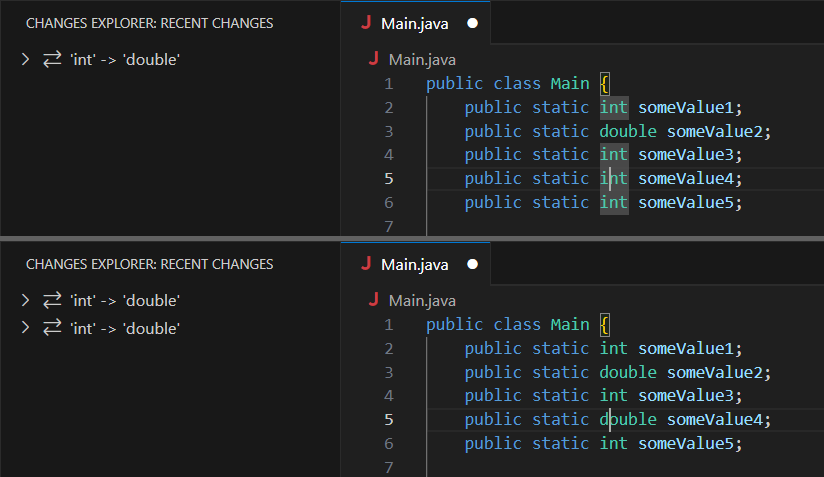
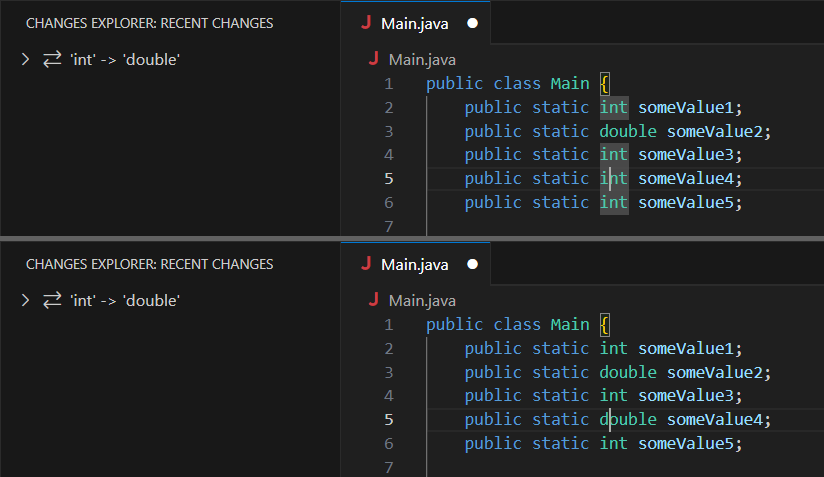
Layered file, before and after one edit (w=824, h=477). Changes by layer:
painted on "reapply" over [21, 318, 180, 336]
hid "change" over [21, 318, 180, 336]
